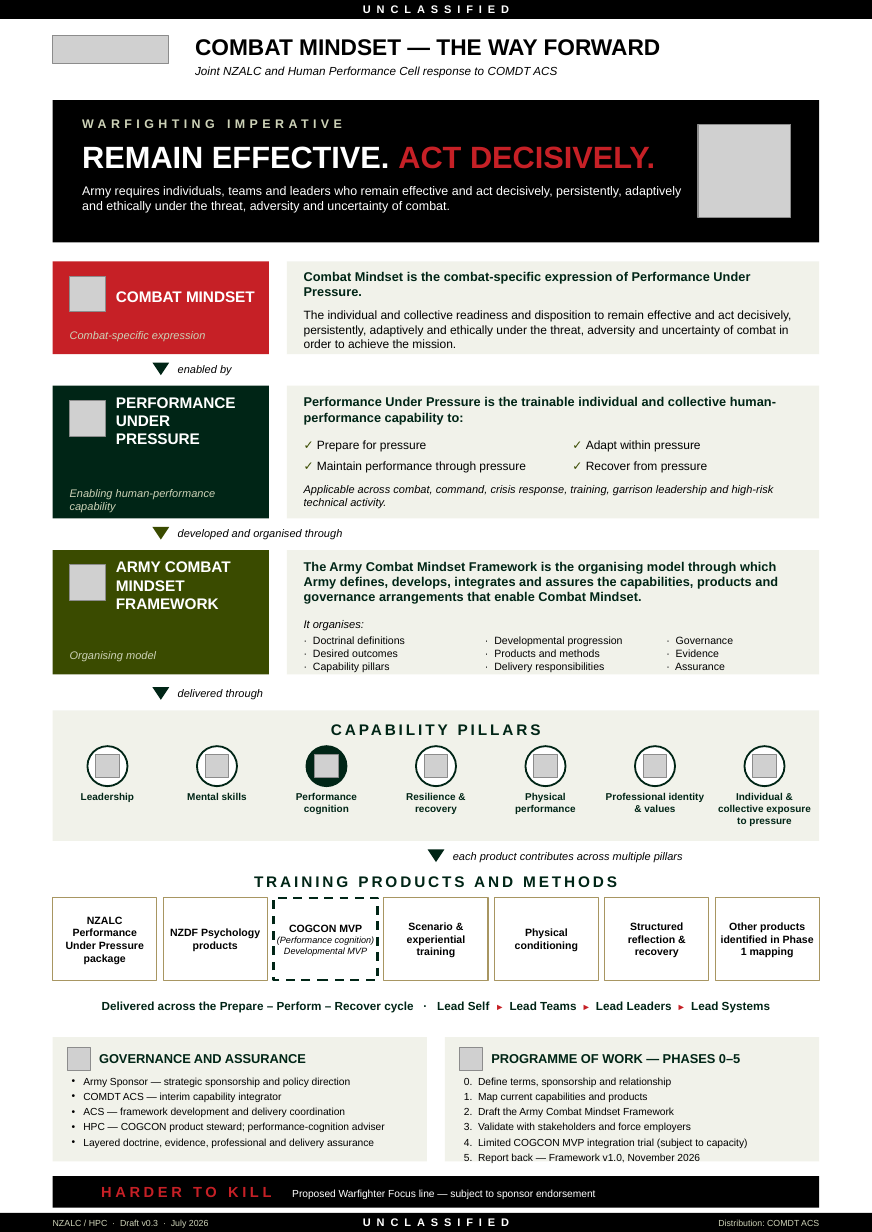
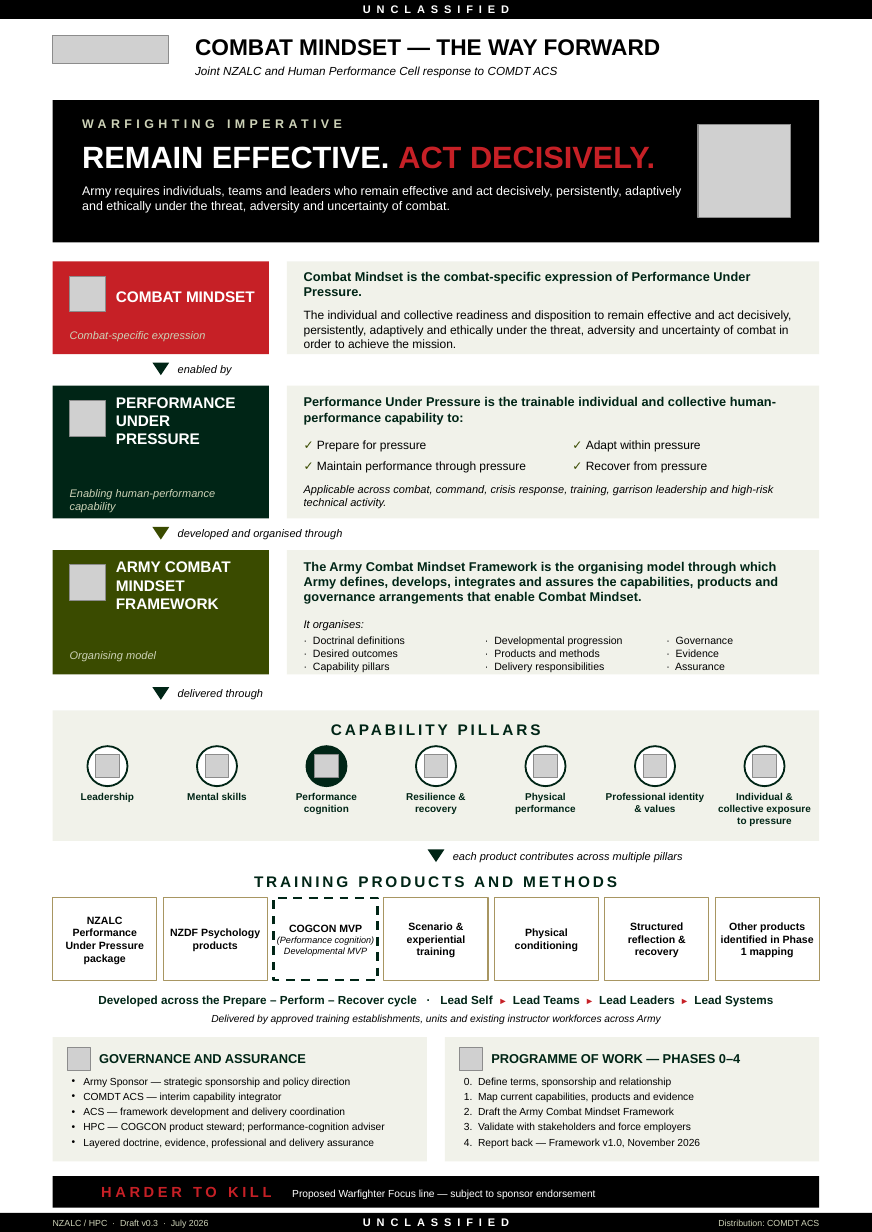
Before and after one commit to TacEdge/PUP, a slide deck: slide 1 of output/combat-mindset-onepager-portrait.pptx. Drawn at 872x1232 pixels with LibreOffice and Linux fonts; fonts in the diff are those of the drawing; grey boxes stand for pictures; background and template pictures are left out. Boxes give left, top, right and bottom in pixels: in the first picture for what was removed or moved away, otherwise in the second. Text is boxed around its words. In the diff, an @@ line names an element or a change of style, - is before the commit and + after.

```diff
--- a/output/combat-mindset-onepager-portrait.pptx
+++ b/output/combat-mindset-onepager-portrait.pptx
@@ text at box(98, 995, 773, 1007): text changed @@
-Delivered across the Prepare – Perform – Recover cycle · Lead Self ► Lead Teams ► Lead Leaders ► Lead Systems
+Developed across the Prepare – Perform – Recover cycle · Lead Self ► Lead Teams ► Lead Leaders ► Lead Systems
@@ text added at box(211, 1014, 661, 1024), 7 pt, text #000000, italic @@
+Delivered by approved training establishments, units and existing instructor workforces across Army
@@ text at box(491, 1054, 740, 1063): text changed @@
-PROGRAMME OF WORK — PHASES 0–5
+PROGRAMME OF WORK — PHASES 0–4
@@ text at box(464, 1092, 694, 1102): text changed @@
-1. Map current capabilities and products
+1. Map current capabilities, products and evidence
@@ text at box(464, 1138, 700, 1148): text changed @@
-4. Limited COGCON MVP integration trial (subject to capacity)
-5. Report back — Framework v1.0, November 2026
+4. Report back — Framework v1.0, November 2026
```
Also in this commit, not shown: 3 other files.
